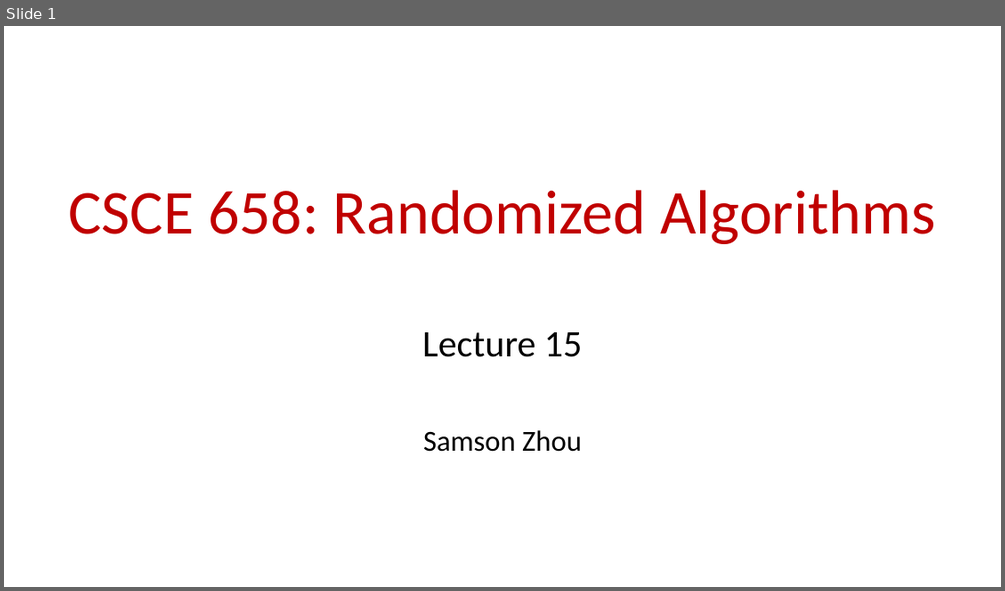
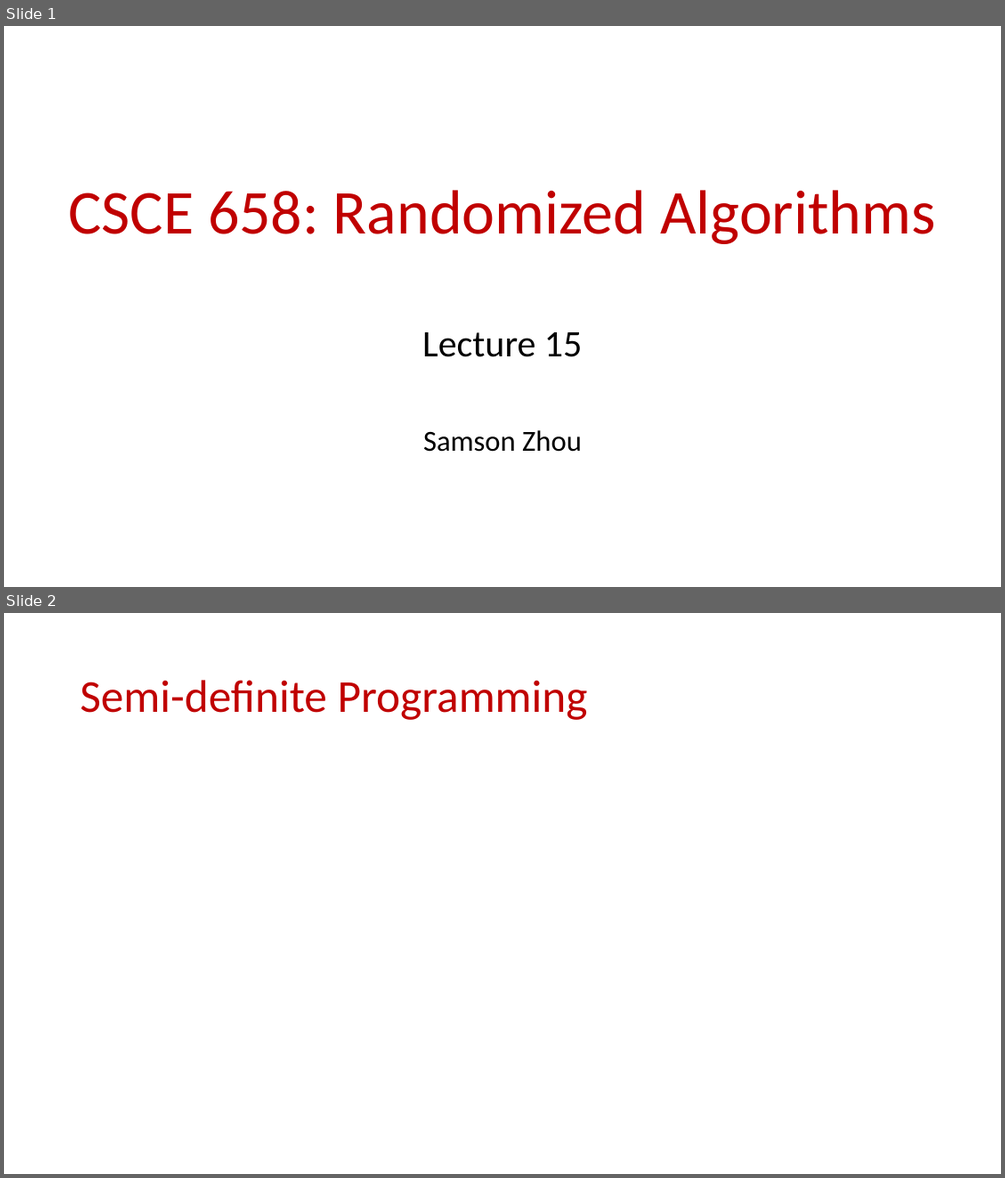
Before and after one commit to samsonzhou/samsonzhou.github.io, a slide deck: CSCE658-S24/L16.pptx. Shown one above the other, each under a label of ours: slide 1 before the commit, slides 1 and 2 after it. The pictures are 1005x591 and 1005x1178 pixels, drawn with LibreOffice and Linux fonts; fonts in the diff are those of the drawing; grey boxes stand for pictures. Boxes give left, top, right and bottom in pixels: in the first picture for what was removed or moved away, otherwise in the second. Text is boxed around its words. In the diff, an @@ line names an element or a change of style, - is before the commit and + after.

```diff
--- a/CSCE658-S24/L16.pptx
+++ b/CSCE658-S24/L16.pptx
@@ slide 2 added at <box>4,613,1001,1174</box>, background #FFFFFF @@
@@ title added at <box>80,680,588,720</box>, 44 pt, text #C00000 @@
+Semi-definite Programming
```
Also in this commit, not shown: 34 slides removed, 2 other files.
